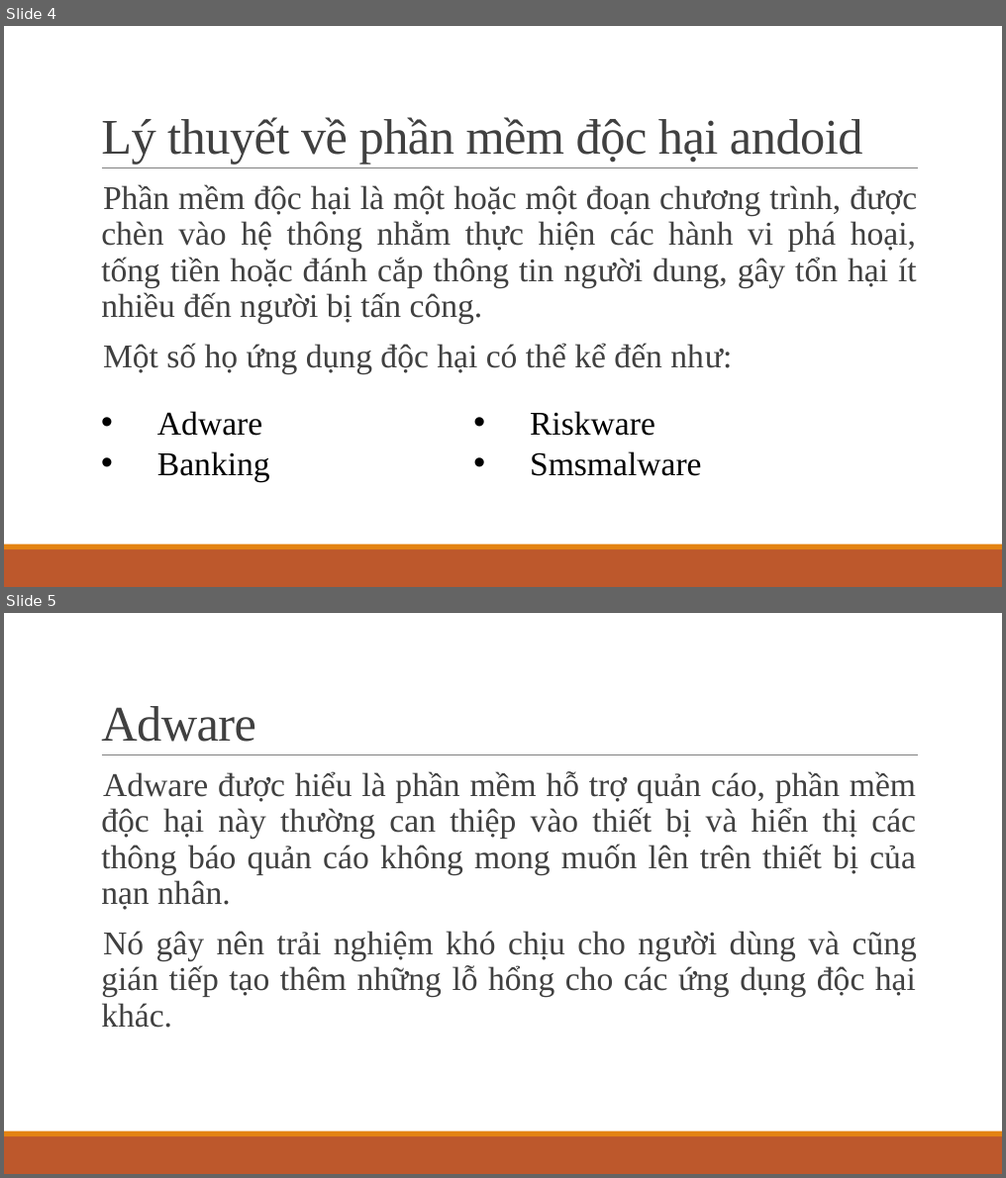
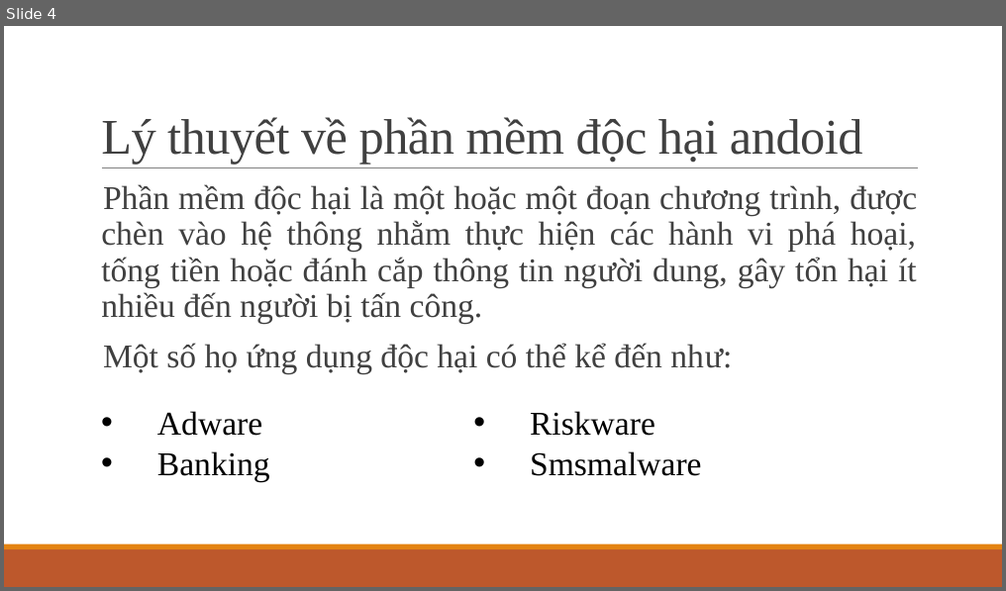
Before and after one commit to KMA-CT3-TTCS/document, a slide deck: Thái-Thị-Thanh-Vân_Nhóm1_v1.0.pptx. Shown one above the other, each under a label of ours: slides 4 and 5 before the commit, slide 4 after it. The pictures are 1006x1178 and 1006x591 pixels, drawn with LibreOffice and Linux fonts; fonts in the diff are those of the drawing. Boxes give left, top, right and bottom in pixels: in the first picture for what was removed or moved away, otherwise in the second. Text is boxed around its words. In the diff, an @@ line names an element or a change of style, - is before the commit and + after.

```diff
--- a/Thái-Thị-Thanh-Vân_Nhóm1_v1.0.pptx
+++ b/Thái-Thị-Thanh-Vân_Nhóm1_v1.0.pptx
@@ slide 5 removed at bbox=[4, 613, 1002, 1174], background #FFFFFF; not listed: 3 template elements that a slide beside it also shows @@
@@ title removed at bbox=[101, 706, 256, 742] @@
-Adware
@@ text removed at bbox=[101, 771, 917, 1028] @@
-  Adware được hiểu là phần mềm hỗ trợ quản cáo, phần mềm độc hại này thường can thiệp vào thiết bị và hiển thị các thông báo quản cáo không mong muốn lên trên thiết bị của nạn nhân.
-  Nó gây nên trải nghiệm khó chịu cho người dùng và cũng gián tiếp tạo thêm những lỗ hổng cho các ứng dụng độc hại khác.
```
Also in this commit, not shown: 1 slide changed, 16 slides added, 5 other slides removed, 1 other file.
